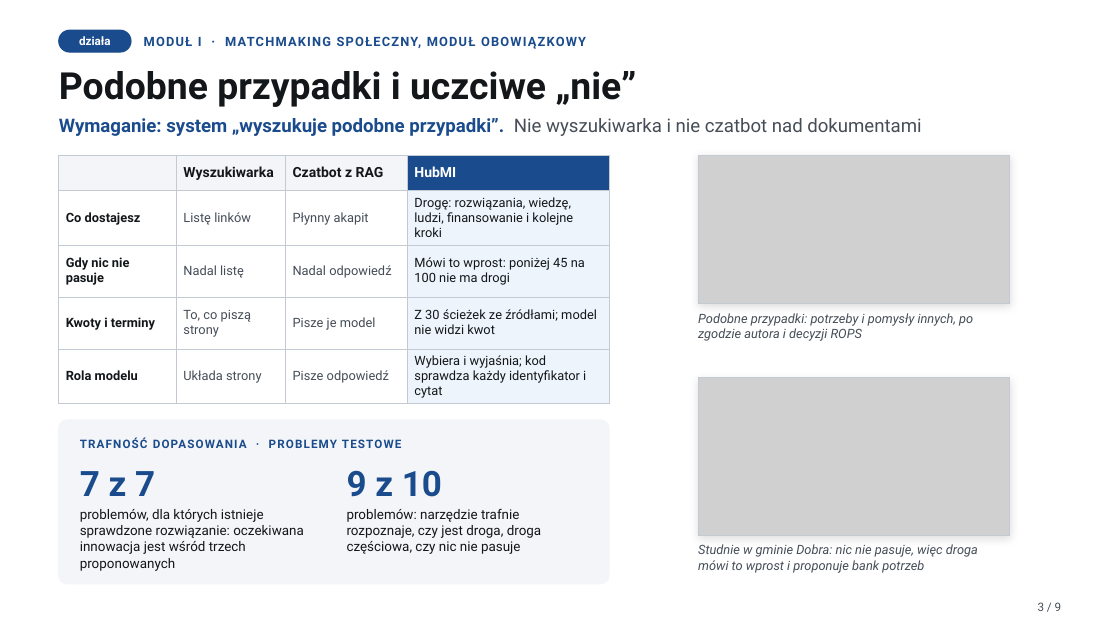
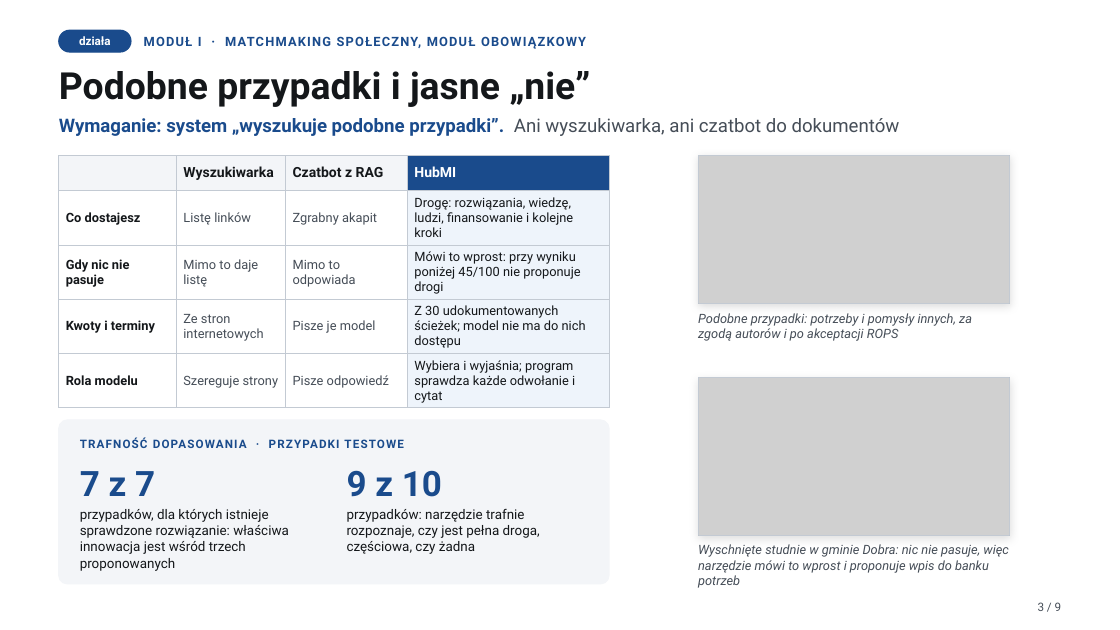
Before and after one commit to bobrovsky420/hackyeah2026, a slide deck: slide 3 of docs/presentation/presentation.pptx. Drawn at 1120x630 pixels with LibreOffice and Linux fonts; fonts in the diff are those of the drawing; grey boxes stand for pictures. Boxes give left, top, right and bottom in pixels: in the first picture for what was removed or moved away, otherwise in the second. Text is boxed around its words. In the diff, an @@ line names an element or a change of style, - is before the commit and + after.

```diff
--- a/docs/presentation/presentation.pptx
+++ b/docs/presentation/presentation.pptx
@@ text at [59,71,900,136]: text changed @@
-Podobne przypadki i uczciwe „nie”
-Wymaganie: system „wyszukuje podobne przypadki”. Nie wyszukiwarka i nie czatbot nad dokumentami
+Podobne przypadki i jasne „nie”
+Wymaganie: system „wyszukuje podobne przypadki”. Ani wyszukiwarka, ani czatbot do dokumentów
@@ table at [59,155,609,407] @@
-row 2, column 3: Płynny akapit
+row 2, column 3: Zgrabny akapit
-row 3: Gdy nic nie pasuje | Nadal listę | Nadal odpowiedź | Mówi to wprost: poniżej 45 na 100 nie ma drogi
+row 3: Gdy nic nie pasuje | Mimo to daje listę | Mimo to odpowiada | Mówi to wprost: przy wyniku poniżej 45/100 nie proponuje drogi
-row 4, column 2: To, co piszą strony
+row 4, column 2: Ze stron internetowych
-row 4, column 4: Z 30 ścieżek ze źródłami; model nie widzi kwot
+row 4, column 4: Z 30 udokumentowanych ścieżek; model nie ma do nich dostępu
-row 5, column 2: Układa strony
+row 5, column 2: Szereguje strony
-row 5, column 4: Wybiera i wyjaśnia; kod sprawdza każdy identyfikator i cytat
+row 5, column 4: Wybiera i wyjaśnia; program sprawdza każde odwołanie i cytat
@@ text at [698,313,972,341]: text changed @@
-Podobne przypadki: potrzeby i pomysły innych, po zgodzie autora i decyzji ROPS
+Podobne przypadki: potrzeby i pomysły innych, za zgodą autorów i po akceptacji ROPS
@@ text at [80,437,404,448]: text changed @@
-TRAFNOŚĆ DOPASOWANIA · PROBLEMY TESTOWE
+TRAFNOŚĆ DOPASOWANIA · PRZYPADKI TESTOWE
@@ text at [80,509,289,571]: text changed @@
-problemów, dla których istnieje sprawdzone rozwiązanie: oczekiwana innowacja jest wśród trzech proponowanych
+przypadków, dla których istnieje sprawdzone rozwiązanie: właściwa innowacja jest wśród trzech proponowanych
@@ text at [347,509,540,554]: text changed @@
-problemów: narzędzie trafnie rozpoznaje, czy jest droga, droga częściowa, czy nic nie pasuje
+przypadków: narzędzie trafnie rozpoznaje, czy jest pełna droga, częściowa, czy żadna
@@ text at [698,544,1009,588]: text changed @@
-Studnie w gminie Dobra: nic nie pasuje, więc droga mówi to wprost i proponuje bank potrzeb
+Wyschnięte studnie w gminie Dobra: nic nie pasuje, więc narzędzie mówi to wprost i proponuje wpis do banku potrzeb
```
Also in this commit, not shown: 7 other slides changed, 5 other files.
